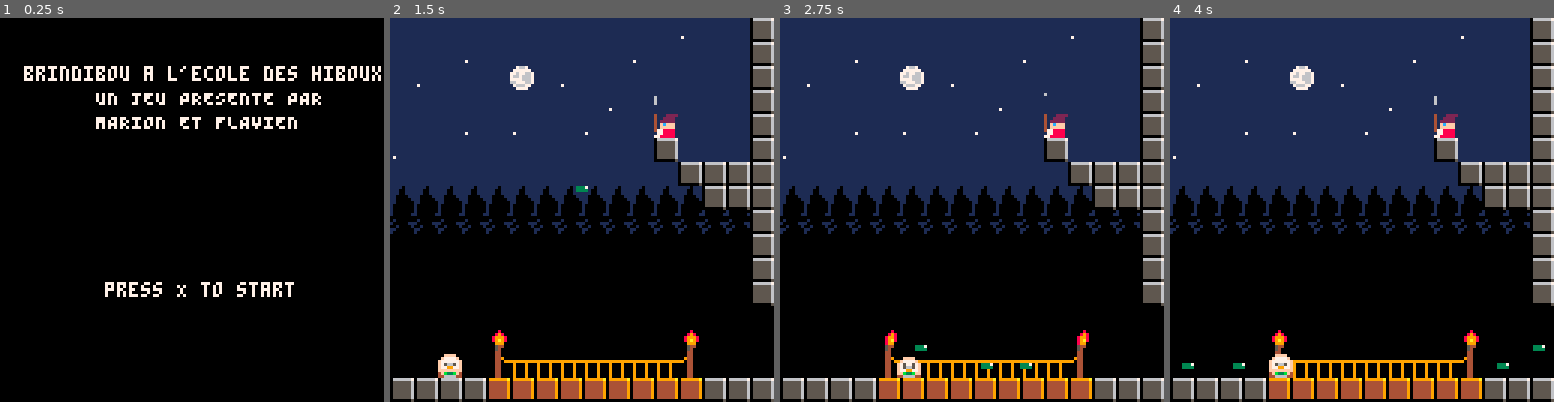
Above: before the commit, frames 1-4 (left to right).
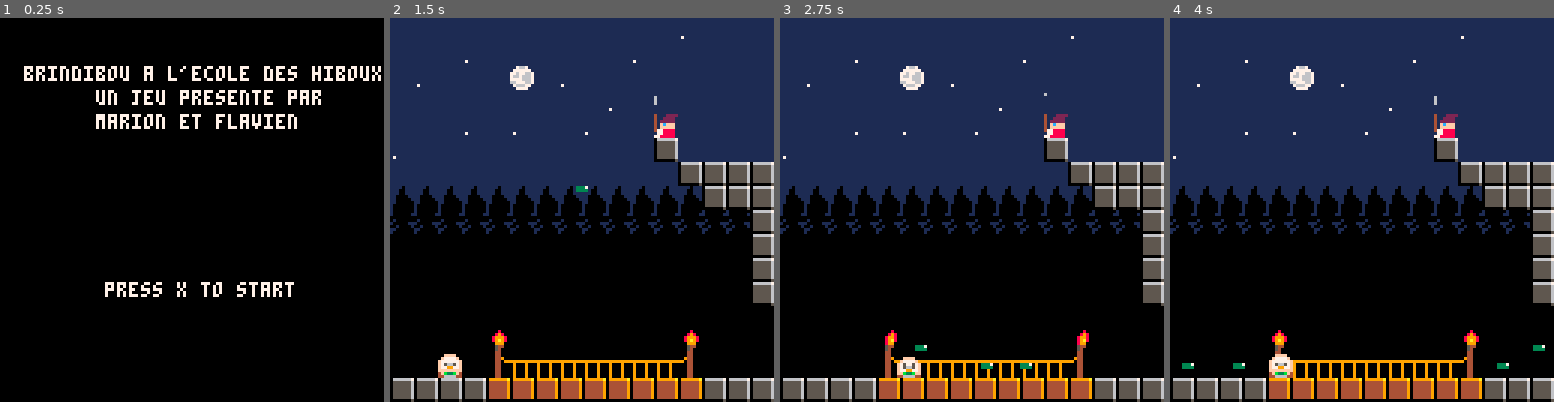
Above: after the commit, the same moments.

Repository: MarionMo/Projet_Web_Bosques_Moglia
Game: PICO-8 cartridge brindibou.p8
Same seed, same stepped clock (60 frames per second), same inputs: the game is played once before the commit and once after it.
Inputs:
- Up to frame 1 (0.25 s): no input
- Up to frame 2 (1.5 s): tap X (X key) at 0.33, 1.07 s; tap O (Z key) at 0.7 s
- Up to frame 3 (2.75 s): hold Right 1.6-2.1 s; tap O (Z key) at 1.7, 2.1, 2.5 s; tap X (X key) at 1.85 s; hold Up 2.15-2.42 s; hold Right from 2.47 s (still down)
- Up to frame 4 (4 s): tap O (Z key) at 2.9, 3.3, 3.7 s; tap X (X key) at 2.97 s; release Right at 3.03 s; hold Left 3.08-3.58 s

The runs differ from the first frame. In frame 1, 1.1% of the frame differs, in the area x 25-84%, y 18-72%; in frame 2, 2.3%, in the area x 93-100%, y 0-38%; in frame 3, 2.3%; in frame 4, 2.3%.

Commit message:
new features
hp bar is now displayed above the head of the player

new content, new monsters, new challenge
new end game

refactor du code in progress

Diff:
--- a/brindibou.p8
+++ b/brindibou.p8
@@ -3,16 +3,20 @@
 __lua__
 --init call 1 time at launch
 function _init()
-	titleInit()
-end
-
-function titleInit()
+	titleinit()
+end
+
+function titleinit()
 	mode = 0
 	music(7)
 
 end
-
-function gameStart()
+-- les codes des différentes mode de jeu
+-- 0 => le menu
+-- 1 => le jeu tourne
+-- 2 => ecran de game over
+-- 3 => ecran de victoire
+function gamestart()
 	mode = 1
 	music(-1,200)
 
@@ -24,6 +28,7 @@
 	cooldown_degat =0
 	cooldown_tir=0
 	cooldown_recharger = false
+	cooldown_recharger_projectile = false
 	--
 	spells={}
 	--levels
@@ -35,7 +40,10 @@
  	music(1)
 	palt(14, true)
 	--sprites
-	p = make_actor(16,16,0)
+	----- coordonnées de départ du hero
+	p = make_actor(16,16,0) -- debut du jeu
+	--p = make_actor(480,112,0) -- avant lave
+	--p = make_actor(720,112,0) -- avant l'echelle
 	p.viseur = 1 -- 1 pour droite, -1 pour gauche. direction de visée des sorts
 	c1= p.x-16
 	peeves={x=112,y=104,sprite=7, f=7, st= 7, sz=2, spd=1/5}
@@ -44,7 +52,38 @@
  	torche2={x=96,y=104,sprite=101, f=101, st=101,sz=4, spd=1/5}
 	torche3={x=336,y=72,sprite=145, f=145, st=145,sz=4, spd=1/5}
  	torche4={x=384,y=72,sprite=145, f=145, st=145,sz=4, spd=1/5}
-
+	-- torches salle magenta
+ 	torche5={x=712,y=24,sprite=150, f=150, st=150,sz=4, spd=1/6}
+	torche6={x=688,y=24,sprite=150, f=150, st=150,sz=4, spd=1/6}
+	torche7={x=664,y=24,sprite=150, f=150, st=150,sz=4, spd=1/6}
+	torche8={x=640,y=24,sprite=150, f=150, st=150,sz=4, spd=1/6}
+	torche9={x=616,y=24,sprite=150, f=150, st=150,sz=4, spd=1/6}
+
+	torche10={x=592,y=24,sprite=166, f=166, st=166,sz=4, spd=1/6}
+	torche11={x=568,y=24,sprite=166, f=166, st=166,sz=4, spd=1/6}
+	torche12={x=544,y=24,sprite=166, f=166, st=166,sz=4, spd=1/6}
+	torche13={x=520,y=24,sprite=166, f=166, st=166,sz=4, spd=1/6}
+	torche14={x=496,y=24,sprite=166, f=166, st=166,sz=4, spd=1/6}
+
+	torche15={x=472,y=24,sprite=182, f=182, st=182,sz=4, spd=1/6}
+	torche16={x=448,y=24,sprite=182, f=182, st=182,sz=4, spd=1/6}
+	torche17={x=424,y=24,sprite=182, f=182, st=182,sz=4, spd=1/6}
+	torche18={x=400,y=24,sprite=182, f=182, st=182,sz=4, spd=1/6}
+	torche19={x=376,y=24,sprite=182, f=182, st=182,sz=4, spd=1/6}
+
+	torche20={x=352,y=24,sprite=134, f=134, st=134,sz=4, spd=1/6}
+	torche21={x=328,y=24,sprite=134, f=134, st=134,sz=4, spd=1/6}
+	torche22={x=304,y=24,sprite=134, f=134, st=134,sz=4, spd=1/6}
+	torche23={x=280,y=24,sprite=134, f=134, st=134,sz=4, spd=1/6}
+	torche24={x=256,y=24,sprite=134, f=134, st=134,sz=4, spd=1/6}
+	torche25={x=232,y=24,sprite=134, f=134, st=134,sz=4, spd=1/6}
+	torche26={x=208,y=24,sprite=134, f=134, st=134,sz=4, spd=1/6}
+	torche27={x=184,y=24,sprite=134, f=134, st=134,sz=4, spd=1/6}
+
+	torche28={x=144,y=24,sprite=161, f=161, st=161,sz=4, spd=1/6}
+
+	-- pieges
+	trap = false
 	-- monstres
 	peeves_head={}
 	peeves_head.x = 408
@@ -77,19 +116,22 @@
 end
 
 function draw_monsters_lvl1()
-	for m in all(monstres) do
-		spr(anim(m.walk), m.x, m.y)
-	end
-	if(#monstres == 0) lvl1_success = true
-end
--- debug
-function debug()
-	--print(is_grounded(), 0, 0, 7)
+	if(#monstres == 0) then
+		lvl1_success = true
+	else
+		for m in all(monstres) do
+			spr(anim(m.walk), m.x, m.y)
+		end
+	end
+end
+
+-- event loop
+function event_loop()
 	--print(is_plafoned(), 0, 6, 7)
 	--print(is_midplafoned(), 0,12,8)
 	--print("tile  x ".. ((p.x - (p.x % 8))/8), ((p.x - (p.x % 8))/8), 12, 7)
 	--print("tile y ".. ((p.y - (p.y %8))/8), ((p.x - (p.x % 8))/8), 18, 7)
-	--hud(p.x-8,p.y-9)
+
 	if(p.x == 79) then
 		offset=1.5
 		delay = time() + 5
@@ -103,19 +145,6 @@
 	end
 
 	if(p.x >= 303) then
-		print("-- chapitre 1 --", 264,14, 7)
-		print("-- les douves --", 264,24, 7)
-		--print(lvl1_success, 264, 34, 8)
-
- 		spr(anim(torche3), torche3.x, torche3.y)
-	 	spr(anim(torche4), torche4.x, torche4.y)
-
-
-		draw_monsters_lvl1();
-		move_monsters();
-		colisions() --gestion des colisions avec les monstres
-
-
 		--passage unique, "démarrage du level"
 		if(level1 == false) then
 			level1 = true
@@ -123,31 +152,53 @@
 			fset(97,0, true)
 			music(2)
 		end
-		-- TODO WIP
-		if(lvl1_success)then
-			mset(432, 112, nil)
-			mset(432, 104, nil)
-			--spr(97, 432, 112)
-			--spr(97, 432, 104)
-		end
-		if(p.x >= 440 and lvl1_success) then
-			victory()
-		end
-	end
-
-end
-
---bug tofix musique joue en boucle la premiere note
-function victory()
-	if(cinematique == false) cinematique = true
-	rectfill(430, 70, 512, 100, 0)
-	print("--victoire--", 435, 80, 7)
-	print("--fin de la demo--", 435, 90, 7)
-	mode = 3
-
-	--music(-1, 200)
-	--sfx(6)
-end
+	end
+	if(level1) then
+		print("-- chapter 1 --", 248,72, 7)
+		print("-- the owl who lived --", 234,80, 7)
+		--print(lvl1_success, 264, 34, 8)
+
+ 		spr(anim(torche3), torche3.x, torche3.y)
+	 	spr(anim(torche4), torche4.x, torche4.y)
+		--torches salle magenta
+	 	spr(anim(torche5), torche5.x, torche5.y)
+		spr(anim(torche6), torche6.x, torche6.y)
+		spr(anim(torche7), torche7.x, torche7.y)
+		spr(anim(torche8), torche8.x, torche8.y)
+		spr(anim(torche9), torche9.x, torche9.y)
+		--torches salle verte
+		spr(anim(torche10), torche10.x, torche10.y)
+		spr(anim(torche11), torche11.x, torche11.y)
+		spr(anim(torche12), torche12.x, torche12.y)
+		spr(anim(torche13), torche13.x, torche13.y)
+		spr(anim(torche14), torche14.x, torche14.y)
+		--torches salle marron
+		spr(anim(torche15), torche15.x, torche15.y)
+		spr(anim(torche16), torche16.x, torche16.y)
+		spr(anim(torche17), torche17.x, torche17.y)
+		spr(anim(torche18), torche18.x, torche18.y)
+		spr(anim(torche19), torche19.x, torche19.y)
+		--torches salle bleue
+		spr(anim(torche20), torche20.x, torche20.y)
+		spr(anim(torche21), torche21.x, torche21.y)
+		spr(anim(torche22), torche22.x, torche22.y)
+		spr(anim(torche23), torche23.x, torche23.y)
+		spr(anim(torche24), torche24.x, torche24.y)
+		spr(anim(torche25), torche25.x, torche25.y)
+		spr(anim(torche26), torche26.x, torche26.y)
+		spr(anim(torche27), torche27.x, torche27.y)
+
+		spr(anim(torche28), torche28.x, torche28.y)
+
+		hud(p.x-8, p.y-8)
+		draw_monsters_lvl1();
+		move_monsters();
+		colisions() --gestion des colisions avec les monstres
+
+	end
+
+end
+
 function getrandomnumber()
 	return rnd(20) - 10
 end
@@ -155,7 +206,7 @@
 	for m in all(monstres) do
 		if(level1 and m.cd_current == 0) then
 			r = getrandomnumber()
-			if(r > 0 and is_rwalled(m) == false and m.x + r <= 432)then -- on evite ici que les monstres sortent du décors
+			if(r > 0 and is_rwalled(m) == false and m.x + r <= 426)then
 				m.x = r + m.x
 			elseif(r < 0  and is_lwalled(m) == false and m.x + r >= 304) then
 				m.x = r + m.x
@@ -188,6 +239,21 @@
 
 end
 
+function make_proj(x,y, sprite, direction)
+	local proj = {}
+	proj.x = x
+	proj.y = y
+	proj.sprite = sprite
+	proj.anim = "spell"
+	proj.spell = {f=198,st=198,sz=1,spd=0}
+	proj.tag = 4
+	proj.direction = direction
+	-- colisions
+	proj.box = {x1=3,y1=3,x2=4,y2=5}
+	add(projs, proj)
+	return proj
+end
+
 
 
 
@@ -241,11 +307,38 @@
 				end
 			end
 		end
+		if (a.tag == 4) then
+			spr(anim(a.spell), a.x, a.y)
+			a.y += 2
+			if(a.y == 9) del(actors,a)
+		end
 
 
 	end
 end
 actors={}
+projs={}
+-- draw actor
+function draw_projs()
+	for p in all(projs) do
+		if (p.tag == 4) then
+			spr(anim(p.spell), p.x, p.y)
+			if(p.direction == "down") then
+				p.y += 2
+				if(p.y == 54) del(projs,p)
+			end
+			if(p.direction == "up") then
+				p.y -= 2
+				if(p.y == 0) del(projs,p)
+			end
+			if(p.direction == "right") then
+				p.x += 2
+				if(p.x == 456) del(projs,p)
+			end
+
+		end
+	end
+end
 
 --anim
 function anim(a)
@@ -261,13 +354,12 @@
 	if (mode == 0) then
 		cls()
 		print("brindibou a l'ecole des hiboux" ,8, 16, 7)
-		print("UN JEU PRESENTE PAR", 32, 24, 7)
-		print("MARION ET FLAVIEN", 32, 32, 7)
-		print("press X to start", 35, 88, 7)
+		print("un jeu presente par", 32, 24, 7)
+		print("marion et flavien", 32, 32, 7)
+		print("press x to start", 35, 88, 7)
 	elseif (mode == 1) then
 		cls()
 		mset(432,112,97)
-
 		draw_background()
 		spr(anim(nuage), nuage.x, nuage.y)
 		spr(anim(torche1), torche1.x, torche1.y)
@@ -277,40 +369,52 @@
 			p.y = flr(flr(p.y)/8)*8
 		end
 
-		debug()
+		event_loop()
 		draw_actors()
+		draw_projs()
 		if(btnp(4) and cooldown_recharger == false)then
 			shoot()
 		end
+		if(cooldown_recharger_projectile ==false and trap) then
+			projectile()
+		end
 	elseif (mode == 2) then
 		cls()
-		print("game over" ,p.x - 8, p.y - 64, 7)
-		print("PRESS x TO RESTART", p.x-24, p.y-56, 7)
-	end
-
-end
--- GAME MODE
--- 0 = menu
--- 1 = game running
--- 2 = game over
--- 3 = win
+		--camera(111,14)
+		print("game over" ,40, 20, 7)
+		print("press x to restart", 25, 40, 7)
+
+ 		camera(-2, 2)
+	elseif (mode == 3) then
+		music(-1,200)
+		cinematique = true
+		print("Victoire !", 70, 16, 7)
+		print("MERCI! press X", 70, 8, 7)
+	end
+
+end
 --update
 function _update()
-	if (mode == 2 or mode == 3) then
+	if (mode == 2) then
 		music(-1,200)
 		cinematique =  true;
 		if (btnp(5)) then
 			run()
 		end
 	end
+	if (mode == 3)then
+		if (btnp(5)) then
+			run()
+		end
+	end
 	if (mode == 0) then
 		if (btnp(5)) then
-			gameStart()
+			gamestart()
 		end
 	else
 		--cooldown degats hero
 		if(cooldown ==true and cooldown_degat >0) then
-		cooldown_degat -=1
+			cooldown_degat -=1
 		end
 		if cooldown and cooldown_degat ==0 then
 			cooldown = false
@@ -322,6 +426,14 @@
 		end
 		if(cooldown_recharger and cooldown_tir == 0) then
 			cooldown_recharger = false
+		end
+
+		--cooldwon proj
+		if(cooldown_recharger_projectile == true and cooldown_projectile >0) then
+			cooldown_projectile -=1
+		end
+		if(cooldown_recharger_projectile and cooldown_projectile == 0) then
+			cooldown_recharger_projectile = false
 		end
 
 
@@ -339,6 +451,38 @@
 			p.dx +=1
 		end
 		p.x += p.dx
+
+		if(is_hitted()) then
+			sfx(3)
+			degat(1)
+		end
+
+		if(is_lava()) then
+			sfx(3)
+			degat(1)
+			p.y -= 24;
+			if(p.direction > 0) then
+				p.x -= 8
+			else
+				p.x +=8
+			end
+		end
+
+		if(is_ladder()) then
+			if(btn(2)) then
+				p.y -= 1
+				p.dy -=1
+			end
+		end
+
+		if(is_trapped()) then
+			trap = true
+		end
+		if(is_levelFinished()) then
+			trap = false
+			mode = 3
+		end
+
 		if(is_grounded()) then
 			p.dy = 0 --gravite
 			-- if jump press 1 time
@@ -392,7 +536,8 @@
 	return true
 end
 
-function	colisions()
+-- colisions player vs monstre
+function colisions()
 	for a in all(actors) do
 		for b in all(monstres) do
 			if(a.tag == 3 and check_coll(a,b) == true) then
@@ -429,6 +574,39 @@
 		return fget(bloc, 0)
 end
 
+-- on verifie si le joueur est sur la lave
+function is_lava()
+	bloc = mget(flr(p.x+4)/8, flr(p.y)/8+1)
+	return fget(bloc, 7)
+end
+
+-- on verifie si le joueur est sur une echelle
+function is_ladder()
+	bloc = mget(flr(p.x+4)/8, flr(p.y)/8)
+	return fget(bloc, 6)
+end
+
+function is_hitted()
+	for a in all(actors) do
+		for p in all(projs) do
+			if(p.tag == 4 and check_coll(a,p) == true) then
+				del(projs, p)
+				return true
+			end
+		end
+	end
+end
+
+-- on verifie si le joueur déclenche un piege a ses pieds
+function is_trapped()
+	bloc = mget(flr(p.x+4)/8, flr(p.y)/8+1)
+	return fget(bloc, 1)
+end
+
+function is_levelFinished()
+	bloc = mget(flr(p.x+4)/8, flr(p.y)/8+1)
+	return fget(bloc, 2)
+end
 -- check si un bloc solide
 -- se trouve 2 blocs au dessus
 -- du joueur
@@ -487,7 +665,7 @@
 -- background drawing
 function draw_background()
 	--rectfill(0,0,128,128, 1)
-	map(0,0,0,0,64,64)
+	map(0,0,0,0,128,128)
 end
 
 -- screen shake
@@ -578,7 +755,6 @@
 		 spr(196, x+18,y,w,h)
 		end
 		if(hp == 3) then
-		 --rectfill(x+p.x,y,25,6,0)
 		 spr(195, x,y,w,h)
 		 spr(195, x+9,y,w,h)
 		 spr(195, x+18,y,w,h)
@@ -587,12 +763,15 @@
 end
 
 function degat(n)
-	p.hp -= n
-	sfx(3)
-	----on decremente cette variable dans update de 1,
-	--comme elle est appelée 30fois par seconde, ça fait 2s pour pouvoir reprendre des degats
-	cooldown_degat = 60
-	cooldown = true
+	if(cooldown_degat == 0) then
+		p.hp -= n
+		sfx(3)
+		----on decremente cette variable dans update de 1,
+		--comme elle est appelée 30fois par seconde, ça fait 2s pour pouvoir reprendre des degats
+		cooldown_degat = 60
+		cooldown = true
+	end
+
 
 	if (p.hp == 0) then
 		mode = 2
@@ -601,7 +780,7 @@
 
 function shoot()
 
-	bullet = make_actor(p.x, p.y, 197)
+	bullet = make_actor(p.x, p.y, 198)
 
 	bullet.anim = "spell"
 	bullet.spell = {f=197,st=197,sz=1,spd=0}
@@ -616,6 +795,29 @@
 
 end
 
+function projectile()
+	proj = make_proj(704, 14, 198, "down")
+	proj = make_proj(680, 14, 198, "down")
+	proj = make_proj(664, 14, 198, "down")
+	proj = make_proj(640, 14, 198, "down")
+	proj = make_proj(632, 14, 198, "down")
+
+	proj = make_proj(432, 14, 198, "down")
+	proj = make_proj(424, 14, 198, "down")
+	proj = make_proj(408, 14, 198, "down")
+	proj = make_proj(400, 14, 198, "down")
+	proj = make_proj(384, 14, 198, "down")
+	proj = make_proj(376, 14, 198, "down")
+
+	proj = make_proj(512, 40, 198, "up")
+	proj = make_proj(496, 40, 198, "up")
+
+	proj = make_proj(188, 40, 199, "right")
+
+	sfx(4)
+	cooldown_projectile = 24
+	cooldown_recharger_projectile = true
+end
 
 
 
@@ -723,26 +925,26 @@
 
 
 __gff__
-0000000000000000000000000000000000000000000000000000000000000000000000000000000000000000000000000000000000000000000000000000000001010000000000000000000000000000010000000000000001000000000000000001000000000000000000000000000000000000000000000000000000000000
-0000000000000000000000000000000000000000000000000000000000000000000000000000000000000000000000000000000000000000000000000000000000000000000000000000000000000000010000000000000000000000000000000000000000000000000000000000000000000000000000000000000000000000
+0000000000000000000000000100000000000000000000000000000001000000000000000000000000000000000000000000000000000000000000000000000001010000000000000000000000000000010000000000000001010305000000000001000000000000008100000000000000004040000000000000000000000000
+0000000000000000000000000000000000000000000000000000000000000000000000000000000000000000000000000000000000000000000000000000000000000000000020000000000000000000010000000000000000000000000000000000000000000000000000000000000000000000000000000000000000000000
 __map__
-0355555555555555555555555655555000005050505050000000000000000000000000000000000000000000000000000000000000005858585858585858000000000000000000000000000000000000000000000000000000000000000000000000000000000000000000000000000000000000000000000000000000000000
-5555555655555555555556555555555000005050505050000000000000000000000000000000000000000000000000000000000000005858585858585858000000000000000000000000000000000000000000000000000000000000000000000000000000000000000000000000000000000000000000000000000000000000
-5556555555515556555555555555555000005050505050000000000000000000000000000000000000000000000000000000000000005858585858585858000000000000000000000000000000000000000000000000000000000000000000000000000000000000000000000000000000000000000000000000000000000000
-5555555555555555555655555555555000005050505050000000000000000000000000000000000000000000000000000000000000005858585858585858000000000000000000000000000000000000000000000000000000000000000000000000000000000000000000000000000000000000000000000000000000000000
-5555555655565555565555065555555000005050505050000000000000000000000000000000000000000000000000000000000000005858585858585858000000000000000000000000000000000000000000000000000000000000000000000000000000000000000000000000000000000000000000000000000000000000
-5655555555555555555555505555555000005050505050000000000000000000000000000000000000000000000000000000000000005858585858585858000000000000000000000000000000000000000000000000000000000000000000000000000000000000000000000000000000000000000000000000000000000000
-5555555555555555555555555050505000005050505050000000000000000000000000000000000000000000000000000000000000005858585858585858000000000000000000000000000000000000000000000000000000000000000000000000000000000000000000000000000000000000000000000000000000000000
-5252525252525252525252525250505000005050505050000000000000000000000000000000000000000000000000000000000000005858585858585858000000000000000000000000000000000000000000000000000000000000000000000000000000000000000000000000000000000000000000000000000000000000
-5353535353535353535353535353535000005050505050000000000000000000000000000000600000909090000000909090600000005858585858585858000000000000000000000000000000000000000000000000000000000000000000000000000000000000000000000000000000000000000000000000000000000000
-d060606060606060606060606060605000005050505050000000000000000000000000000000606060909090606060909090600000005858585858585858000000000000000000000000000000000000000000000000000000000000000000000000000000000000000000000000000000000000000000000000000000000000
-d0606060606060606060606060606050000050505050500000000000000000000000000000d0606060909090606060909090000000005858585858585858000000000000000000000000000000000000000000000000000000000000000000000000000000000000000000000000000000000000000000000000000000000000
-d0606060606060606060606060606050000050505050500000000000000000000000000000d0606060606060606060600000000000005858585858585858000000000000000000000000000000000000000000000000000000000000000000000000000000000000000000000000000000000000000000000000000000000000
-d0202060606060606060606060606060000050505050500000000000000000000000000000d0606060606060606060600000000000005858585858585858000000000000000000000000000000000000000000000000000000000000000000000000000000000000000000000000000000000000000000000000000000000000
-d0602060606060606060606060606060600050505050500000000000000000000000000000d0606060606060606060600000000000002000000000000000000000000000000000000000000000000000000000000000000000000000000000000000000000000000000000000000000000000000000000000000000000000000
-d0600260626363636363636364606060000050505050500000000000000000000000000000d0606060606060606060600000000000002000002020202020000000000000000000000000000000000000000000000000000000000000000000000000000000000000000000000000000000000000000000000000000000000000
-5050505061616161616161616150505050505050505050575757575757575757575757575757585858585858585858585858585858585850505050505050000000000000000000000000000000000000000000000000000000000000000000000000000000000000000000000000000000000000000000000000000000000000
-6060606000000000000060600000006000000000000000000000000000000000000000000000595900000000000000000000000000000000000000000000000000000000000000000000000000000000000000000000000000000000000000000000000000000000000000000000000000000000000000000000000000000000
+0355555555555555555555555655030303030350a0a0a0a08585858585858585858585858585858585858585858585858585b5b5b5b5b5b5b5b5b5b5b5b5a5a5a5a5a5a5a5a5a5a5a5a5a5a5a5a59595959595959595959595959595959595505000000000000000000000000000000000000000000000000000000000000000
+55555556555555555555565555555503030350a0a0a0a08585858585858585858585858585858585858585858585851b1bb51b1bb51b1bb5b5b5b5b5b5b5a5a5a5a5a5a5a5a5a5a5a5a5a5a5a595950b0b95950b950b95950b959595959595505000000000000000000000000000000000000000000000000000000000000000
+555655555551555655555555555555030350a0a0a0a08585858585858585858585858585858585858585858585858585b5b5b5b5b5b5b5b5b5b5b5b5b5a5a5a5a5a5a5a5a5a5a5a5a5a5a5a595959595959595959595959595959595959595505000000000000000000000000000000000000000000000000000000000000000
+5555555555555555555655555555555550a0a0a0a085858585858585858585858585858585858585858585858585b5b5b5b5b5b5b5b5b5b5b5b5b5b5a5a5a5a5a5a5a5a5a5a5a5a5a5a5a59595959595959595959595959595959595959595505000000000000000000000000000000000000000000000000000000000000000
+5555555655565555565555065555555550a0a0a085858585858585858585858585858585858585858585858585b5b5b5b5b5b5b5b5b5b5b5b5b5b5a5a5a5a5a5a5a5a5a5a5a5a5a5a5a5959595959595959595959595959595959595959595505000000000000000000000000000000000000000000000000000000000000000
+56555555555555555555555055555503a0a0a0858585851c85858585858585858585858585858585858585b5b5b5b5b5b5b5b5b5b5b5b5b5b5b5a5a5a5a5a5a5a5a5a5a5a5a5a5a5a595959595959595959595959595959595959595957395505000200000000000000000000000000000000000000000000000000000000000
+555555555555555555555555505050505b50505050505050505050505050505050505050505050505085b5b5b5b5b5b5b5b5b5b5b5b5b5b5b5b5a5a5a5a50ca50ca5a5a5a5a5a5a59595959595959595959595959595959595959595957395505020200000000000000000000000000000000000000000000000000000000000
+52525252525252525252525252505050505050505050505858585858585858585858585858585858585858585858585858585858585858586958695869585858585869586958695858585858585858585858585858585858585a5050507250505020200000000000000000000000000000000000000000000000000000000000
+5353535353535353535353535353535050505050505050000000000000000000000000000000600000909090000000909090600000005858585858585858585858585858585858585858585858585958585858585858585858505050507250505000000000000000000000000000000000000000000000000000000000000000
+d060606060606060606060606060605050505050505050000000000000000000000000000000606060909090606060909090600000005858585858585858585858585858585858585858585858585958585858585858585858505050507250505000000000000000000000000000000000000000000000000000000000000000
+d0606060606060606060606060606050505050505050500000000000000000000000000000d0606060909090606060909090000000005858585858585858585858585858585858585858585858585858585858585858585858505050507250505000000000000000000000000000000000000000000000000000000000000000
+d0606060606060606060606060606050505050505050500000000000000000000000000000d0606060606060606060600000000000005858585858585858000020202020202000000000000000000000000000000000000000000000007250505000000000000000000000000000000000000000000000000000000000000000
+d0202060606060606060606060606060000050505050500000000000000000000000000000d0606060606060606060600000000000005858585858585858000020202020202020000000000000000000000000000000000000000000007250505000000000000000000000000000000000000000000000000000000000000000
+d0602060606060606060606060606060600050505050500000000000000000000000000000d0606060606060606060600000000000002000000000000000000000000000000000202000000000000000000000000000000000000000007250505000000000000000000000000000000000000000000000000000000000000000
+d0600260626363636363636364606060000050505050500000000000000000000000000000d0606060606060606060600000000000002000002020202020000000000000000000000000000000000000000000000000000000000000007250505000000000000000000000000000000000000000000000000000000000000000
+5050505061616161616161616150505050505050505050575757575757575757575757575757585858585858585858585858585858585850505050505050506959695969596959695969596959695969596959695969596950505050505050505000000000000000000000000000000000000000000000000000000000000000
+6060606000000000000060600000006000000000000000000000000000000000000000000000595900000000000000000000000000000058585858585858586a6a6a6a6a6a6a6a6a6a6a6a6a6a6a6a6a6a6a6a6a6a6a6a6a58580000000000000000000000000000000000000000000000000000000000000000000000000000
 0000000000000000000000606000006000000000000000000000000000000000000000000000000000000000000000000000000000000000000000000000000000000000000000000000000000000000000000000000000000000000000000000000000000000000000000000000000000000000000000000000000000000000
 0000000000000000000000006000000000000000000000000000000000000000000000000000000000000000000000000000000000000000000000000000000000000000000000000000000000000000000000000000000000000000000000000000000000000000000000000000000000000000000000000000000000000000
 0000000000000000000000006060000000000000000000000000000000000000000000000000000000000000000000000000000000000000000000000000000000000000000000000000000000000000000000000000000000000000000000000000000000000000000000000000000000000000000000000000000000000000
Not shown, changed: 76 lines of the sprite sheet (__gfx__) section of brindibou.p8
Not shown, added: brindibou.js
